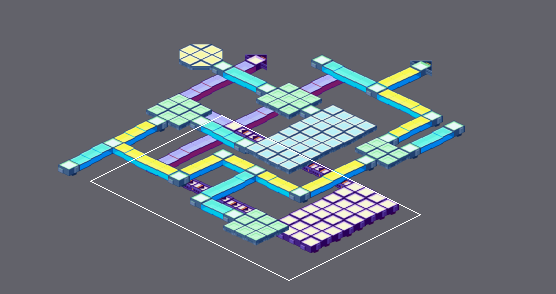
Tiled map: areas/scilab1.tmx. The picture above shows the old version from afar; the outline marks the close-up.
Close-up. Before the commit:
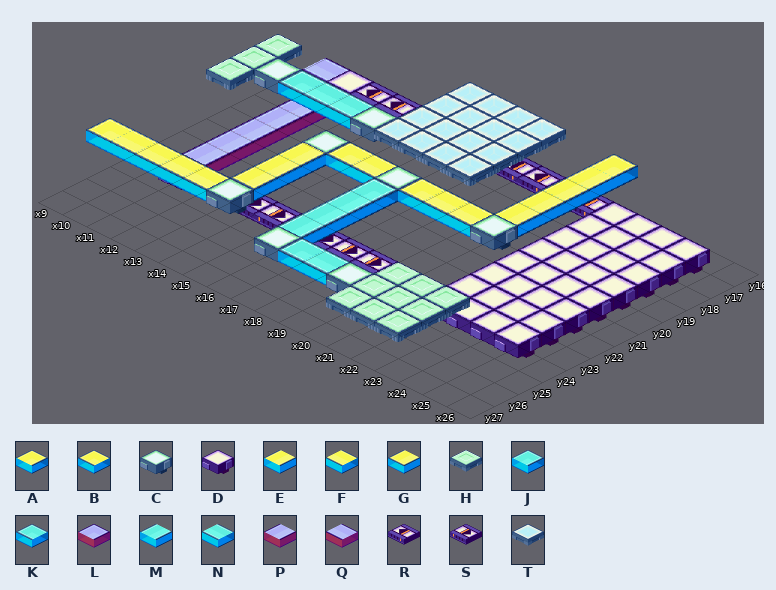
Cells are 64x32 px. Isometric: x runs down to the right, y down to the left. Shown: x 9..26, y 16..27. The commit also changed other parts of the map, which this record leaves out. Tiles whose own drawing changed are shown in their newer look in all pictures. Layer "Tile Layer 3" is drawn 0,-64 px off the grid.
Key: from "BN3 remake full": A 8, B 10, C 11, D 15, E 48, F 50, G 88, H 131, J 168, K 170, L 172, M 208, N 210, P 212, Q 214, R 332 "Conveyor", S 373 "Conveyor", T 1290.
_ is an empty cell.
Layers that did not change in this view are not listed.
Layer "Tile Layer 0" before, first column x 9:
16 QDRRRRRRRRRRDDDD__
17 _L__________DDDD__
18 _P__________DDDD__
19 _P__________DDDD__
20 _P__________DDDD__
21 _P__________DDDD__
22 _P__________DDDD__
23 _DSSSSSSSSSSDDDD__
24 __________________
25 __________________
26 __________________
27 __________________
Layer "Tile Layer 3" before, first column x 9:
16 ______TTTT__A_____
17 ______TTTT__E_____
18 H_____TTTT__E_____
19 HCKNNCTTTT__E_____
20 H___________E_____
21 _____CBFCBFFC_____
22 _____E__J_________
23 _____E__M_________
24 _____G__M_________
25 BFFFFC__M___HHH___
26 ________CKNCHHH___
27 ____________HHH___
The result:
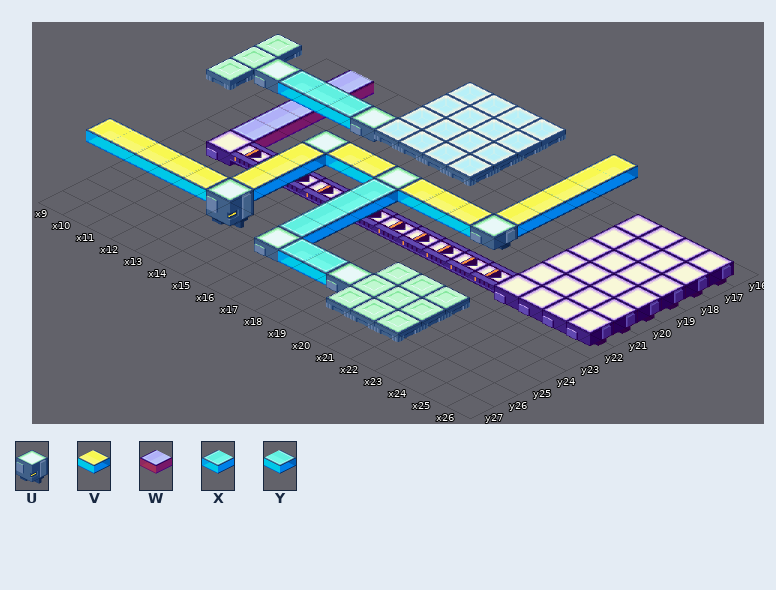
Further tiles: from "BN3 remake full": U 51, V 90, W 92, X 248, Y 250.
Difference:
Layer "Tile Layer 0":
y 16: x 9..13 QDRRR -> _P___; x 17..21 RRRRD -> _____; x 25 _ -> D
y 17: x 10 L -> P; x 21 D -> _; x 25 _ -> D
y 18..19: x 21 D -> _; x 25 _ -> D
y 20: x 10 P -> W; x 21 D -> _; x 25 _ -> D
y 21: x 10..21 P__________D -> DSSSSSSSSSSS; x 25 _ -> D
y 22: x 10 P -> _; x 21..24 DDDD -> ____
y 23: x 10..24 DSSSSSSSSSSDDDD -> _______________
Layer "Tile Layer 3":
y 19: x 13 N -> Y
y 20: x 21 E -> G
y 21: x 16 F -> V; x 20 F -> V
y 22: x 14 E -> A
y 25: x 13..14 FC -> VU; x 17 M -> X
y 26: x 19 N -> Y
Boxes around the changes in both close-ups, in picture pixels (x1, y1, x2, y2):
changed: (158, 58, 734, 346)
